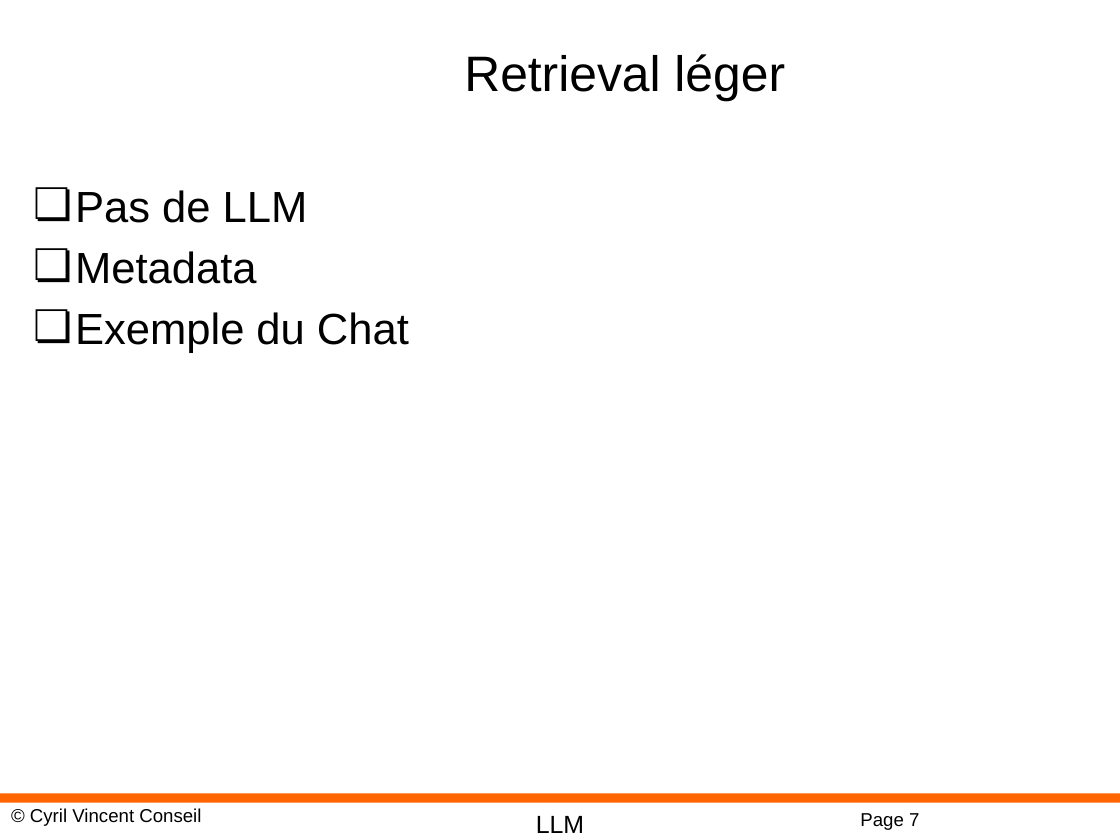
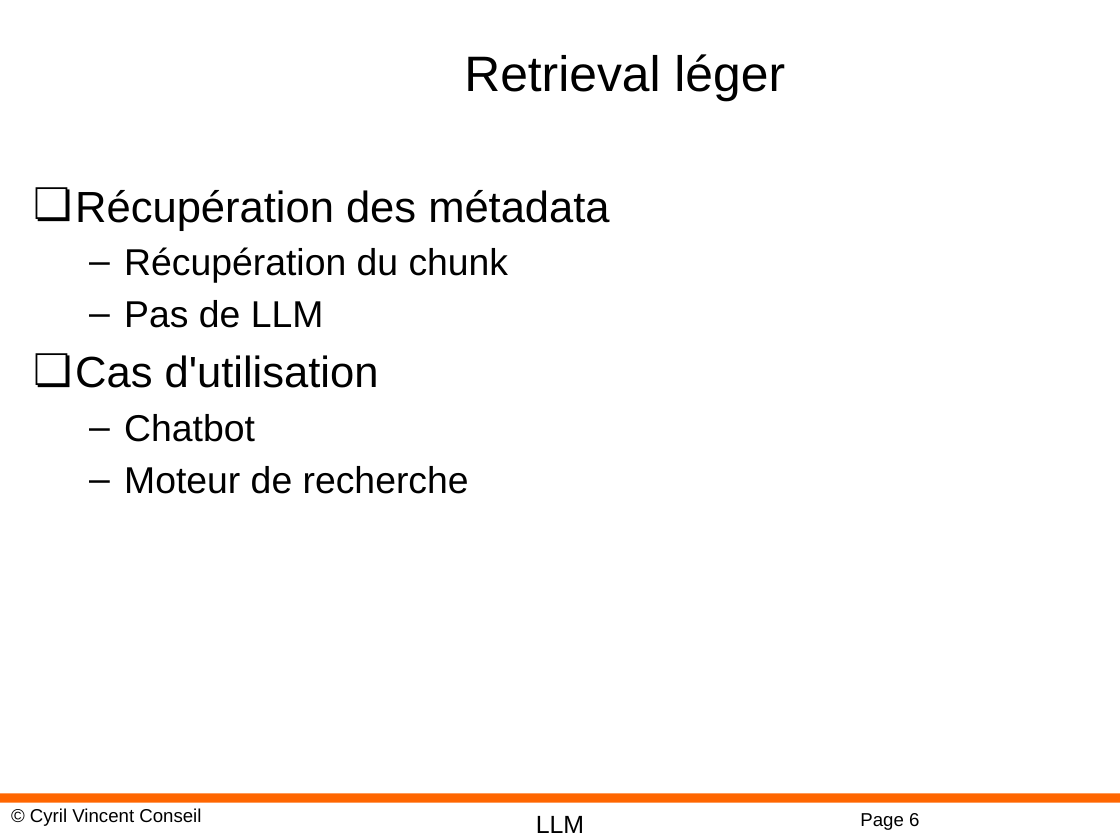
Before and after one commit to cyrilvincent/rag, a slide deck: slide 6 of ppt/RAG05-Retrieval.pptx (slide 7 before the commit). Drawn at 1120x840 pixels with LibreOffice and Linux fonts; fonts in the diff are those of the drawing; background and template pictures are left out. Boxes give left, top, right and bottom in pixels: in the first picture for what was removed or moved away, otherwise in the second. Text is boxed around its words. In the diff, an @@ line names an element or a change of style, - is before the commit and + after.

```diff
--- a/ppt/RAG05-Retrieval.pptx
+++ b/ppt/RAG05-Retrieval.pptx
@@ text at [75,190,609,283]: paragraphs added @@
+❏ Récupération des métadata
+  – Récupération du chunk
@@ text at [124,300,324,328]: size 28 to 24 pt in "Pas de LLM"; bullet ❏ to –; list level 1 to 2 in "Pas de LLM" @@
@@ text at [75,355,469,494]: text changed; size 28 to 24 pt @@
-❏ Metadata
-❏ Exemple du Chat
+❏ Cas d'utilisation
+  – Chatbot
+  – Moteur de recherche
@@ page number at [860,813,919,830]: text changed @@
-Page 7
+Page 6
```
Also in this commit, not shown: 2 other slides changed, 1 slide added, 1 slide removed, 31 other files.
